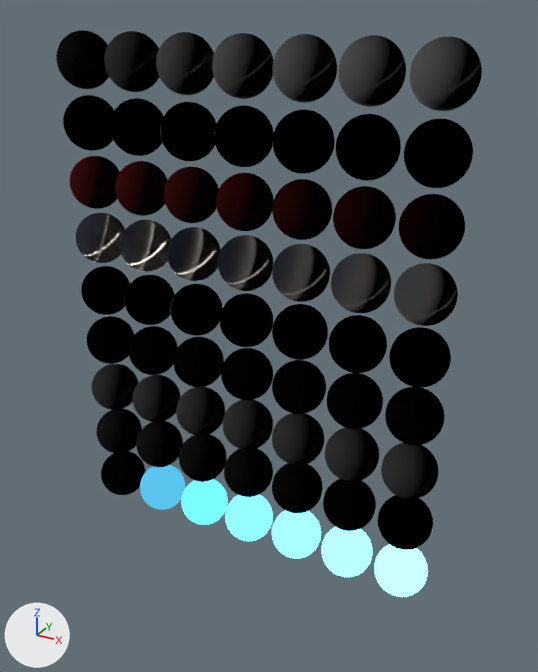
An edit to the glTF model assets/material_grid.glb, drawn before and after from the same camera.
One viewpoint serves both versions: a camera (50 mm lens) standing at (5.89, -9.93, 4.77) and looking at (0.29, 0.25, -0.32). The axes (+X, +Y, +Z) are drawn at lower left. The lights are the same throughout. The older version comes first.

Before the edit, the objects in view are built like this:
```python
me_00_dielectric_0_50 = bpy.data.meshes.new('00_dielectric_0.50')
me_00_dielectric_0_50.from_pydata(...)  # 1569 vertices, 3024 faces; spans x -0.45..0.45, y -0.45..0.45, z -0.45..0.45
me_00_dielectric_0_50.materials.append(mat_00_dielectric_0_50)  # white #e7e7ea
me_01_metal_0_17 = bpy.data.meshes.new('01_metal_0.17')
me_01_metal_0_17.from_pydata(...)  # 1569 vertices, 3024 faces; spans x -0.45..0.45, y -0.45..0.45, z -0.45..0.45
me_01_metal_0_17.materials.append(mat_01_metal_0_17)  # beige #f8e5a6
me_07_transmission_0_17 = bpy.data.meshes.new('07_transmission_0.17')
me_07_transmission_0_17.from_pydata(...)  # 1569 vertices, 3024 faces; spans x -0.45..0.45, y -0.45..0.45, z -0.45..0.45
me_07_transmission_0_17.materials.append(mat_07_transmission_0_17)  # white #ffffff
ob_00_dielectric_0_50 = bpy.data.objects.new('00_dielectric_0.50', me_00_dielectric_0_50)
ob_00_dielectric_0_50.location = (0.0, 0.0, 4.0)
ob_01_metal_0_17 = bpy.data.objects.new('01_metal_0.17', me_01_metal_0_17)
ob_01_metal_0_17.location = (-2.0, 0.0, 3.0)
ob_07_transmission_0_17 = bpy.data.objects.new('07_transmission_0.17', me_07_transmission_0_17)
ob_07_transmission_0_17.location = (-2.0, 0.0, -3.0)
# also in view: '04_anisotropy_0.83' at (2.0, 0.0, 0.0); '03_sheen_1.00' at (3.0, 0.0, 1.0); '06_specular_ior_0.33' at (-1.0, 0.0, -2.0); '07_transmission_0.67' at (1.0, 0.0, -3.0); '04_anisotropy_0.17' at (-2.0, 0.0, 0.0)
```
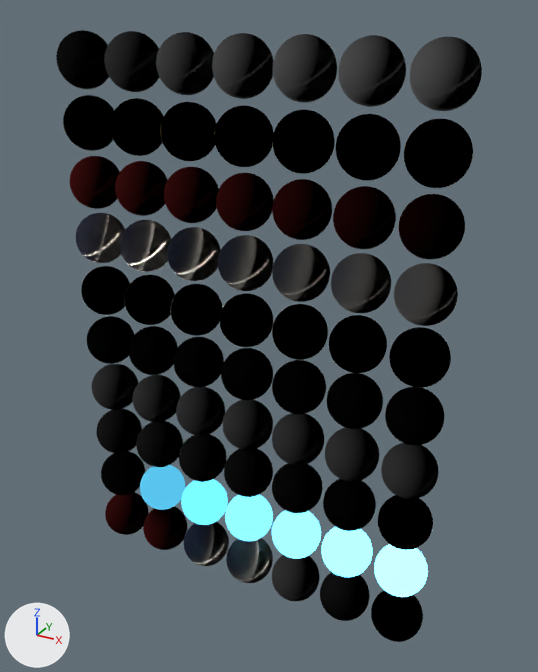
The newer file is also turned or shifted as a whole; pictures and numbers use the older file's frame.

Changed parts and their boxes [x1, y1, x2, y2] in the pictures (538 x 672 px):
'09_textured_thicknessTex', added: after [371, 590, 423, 642]
'09_textured_transmissionTex', added: after [320, 572, 369, 621]
'09_textured_specularTex', added: after [272, 555, 320, 601]
'09_textured_sheenRoughTex', added: after [226, 538, 273, 583]
'09_textured_sheenColorTex', added: after [184, 522, 229, 566]
'09_textured_clearcoatRoughTex', added: after [143, 506, 187, 550]
'09_textured_clearcoatTex', added: after [105, 492, 149, 535]

Diff of the bpy script that builds the scene:
```diff
--- a/assets/material_grid.glb.py
+++ b/assets/material_grid.glb.py
@@ mat_09_textured_transmissiontex @@
+mat_09_textured_transmissiontex = bpy.data.materials.new('09_textured_transmissionTex')
+# colours: white #ffffff
+# uses the picture img_image_0
@@ mat_09_textured_speculartex @@
+mat_09_textured_speculartex = bpy.data.materials.new('09_textured_specularTex')
+# colours: light grey #dddde1
+# uses the picture img_image_0
@@ mat_09_textured_sheenroughtex @@
+mat_09_textured_sheenroughtex = bpy.data.materials.new('09_textured_sheenRoughTex')
+# colours: blue #697cad, white #fff9ed
+# uses the picture img_image_0
@@ mat_09_textured_sheencolortex @@
+mat_09_textured_sheencolortex = bpy.data.materials.new('09_textured_sheenColorTex')
+# colours: blue #697cad, white #fff9ed
+# uses the picture img_image_0
@@ mat_09_textured_clearcoatroughtex @@
+mat_09_textured_clearcoatroughtex = bpy.data.materials.new('09_textured_clearcoatRoughTex')
+# colours: red #c44545
+# uses the picture img_image_0
@@ mat_09_textured_clearcoattex @@
+mat_09_textured_clearcoattex = bpy.data.materials.new('09_textured_clearcoatTex')
+# colours: red #c44545
+# uses the picture img_image_0
@@ ob_09_textured_thicknesstex @@
+ob_09_textured_thicknesstex = bpy.data.objects.new('09_textured_thicknessTex', me_09_textured_thicknesstex)  # 1569 vertices, 3024 faces; spans x -0.45..0.45, y -0.45..0.45, z -0.45..0.45; in mat_09_textured_thicknesstex (white #ffffff)
+ob_09_textured_thicknesstex.location = (3.0, 0.0, -5.0)
@@ ob_09_textured_transmissiontex @@
+ob_09_textured_transmissiontex = bpy.data.objects.new('09_textured_transmissionTex', me_09_textured_transmissiontex)  # 1569 vertices, 3024 faces; spans x -0.45..0.45, y -0.45..0.45, z -0.45..0.45
+ob_09_textured_transmissiontex.location = (2.0, 0.0, -5.0)
@@ ob_09_textured_speculartex @@
+ob_09_textured_speculartex = bpy.data.objects.new('09_textured_specularTex', me_09_textured_speculartex)  # 1569 vertices, 3024 faces; spans x -0.45..0.45, y -0.45..0.45, z -0.45..0.45
+ob_09_textured_speculartex.location = (1.0, 0.0, -5.0)
@@ ob_09_textured_sheenroughtex @@
+ob_09_textured_sheenroughtex = bpy.data.objects.new('09_textured_sheenRoughTex', me_09_textured_sheenroughtex)  # 1569 vertices, 3024 faces; spans x -0.45..0.45, y -0.45..0.45, z -0.45..0.45
+ob_09_textured_sheenroughtex.location = (0.0, 0.0, -5.0)
@@ ob_09_textured_sheencolortex @@
+ob_09_textured_sheencolortex = bpy.data.objects.new('09_textured_sheenColorTex', me_09_textured_sheencolortex)  # 1569 vertices, 3024 faces; spans x -0.45..0.45, y -0.45..0.45, z -0.45..0.45
+ob_09_textured_sheencolortex.location = (-1.0, 0.0, -5.0)
@@ ob_09_textured_clearcoatroughtex @@
+ob_09_textured_clearcoatroughtex = bpy.data.objects.new('09_textured_clearcoatRoughTex', me_09_textured_clearcoatroughtex)  # 1569 vertices, 3024 faces; spans x -0.45..0.45, y -0.45..0.45, z -0.45..0.45
+ob_09_textured_clearcoatroughtex.location = (-2.0, 0.0, -5.0)
@@ ob_09_textured_clearcoattex @@
+ob_09_textured_clearcoattex = bpy.data.objects.new('09_textured_clearcoatTex', me_09_textured_clearcoattex)  # 1569 vertices, 3024 faces; spans x -0.45..0.45, y -0.45..0.45, z -0.45..0.45
+ob_09_textured_clearcoattex.location = (-3.0, 0.0, -5.0)
```
